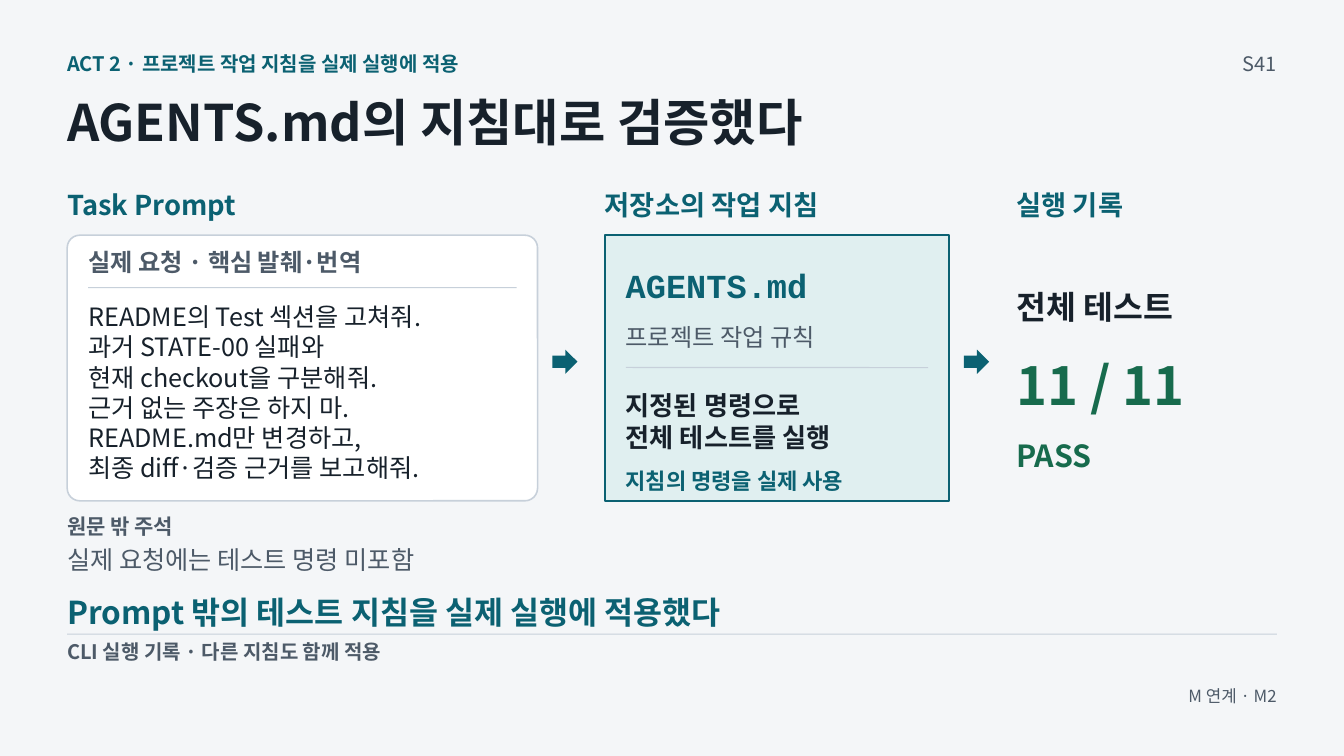
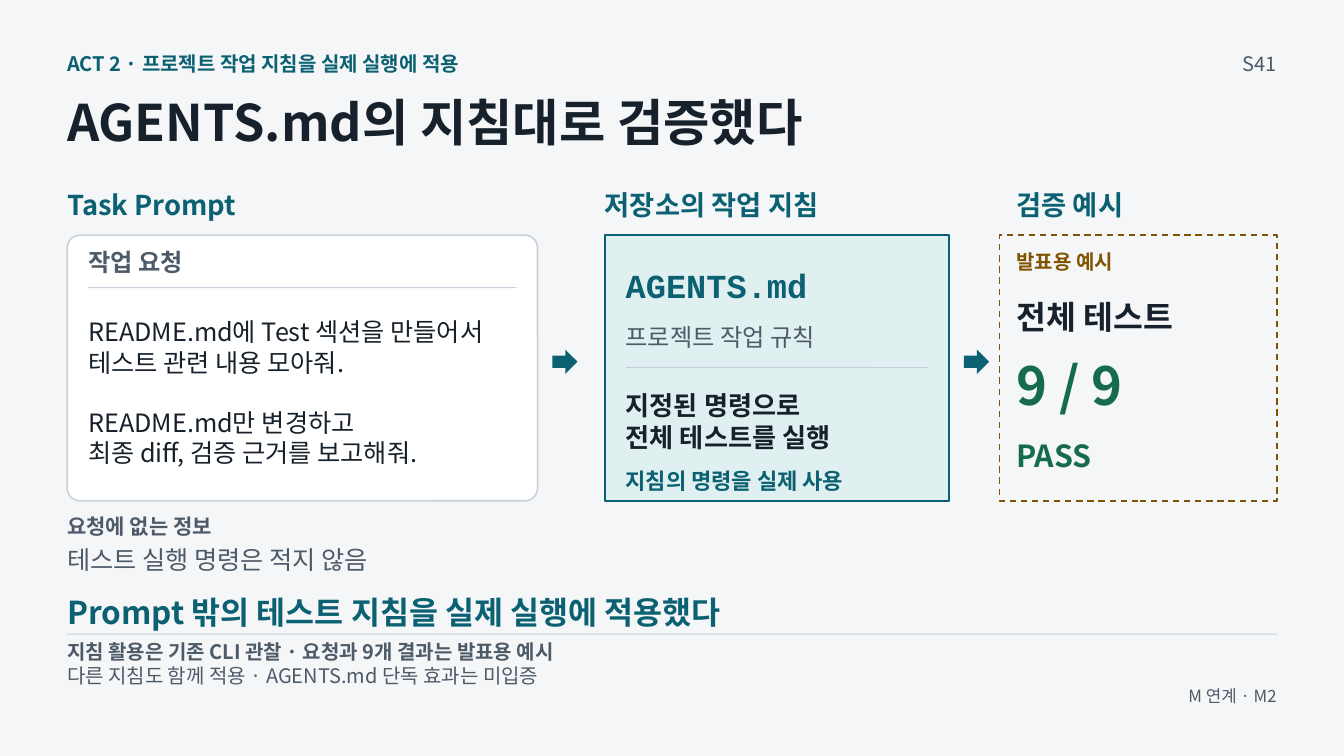
Before and after one commit to GideokKim/ai-dev-training, a slide deck: slide 4 of production/ACT_2.pptx. Drawn at 1344x756 pixels with LibreOffice and Linux fonts; fonts in the diff are those of the drawing. Boxes give left, top, right and bottom in pixels: in the first picture for what was removed or moved away, otherwise in the second. Text is boxed around its words. In the diff, an @@ line names an element or a change of style, - is before the commit and + after.

Commit message:
fix(slides): update the S41 prompt and test example
Use the supplied README request and label the nine-test teaching outcome.
Preserve the guidance panel and the original eleven-test Trial evidence
so the presentation example does not overwrite the observed record.

```diff
--- a/production/ACT_2.pptx
+++ b/production/ACT_2.pptx
@@ text at (x1=1016, y1=192, x2=1123, y2=218): text changed @@
-실행 기록
+검증 예시
@@ rectangle added at (x1=1000, y1=235, x2=1277, y2=501), fill #F4F6F8, outline #805400 1.13 pt dashed @@
@@ text at (x1=88, y1=250, x2=182, y2=273): text changed @@
-실제 요청 · 핵심 발췌·번역
+작업 요청
@@ text added at (x1=1016, y1=252, x2=1113, y2=271), 14.2 pt, text #805400, bold @@
+발표용 예시
@@ text "전체 테스트" moved from (x1=1016, y1=291, x2=1174, y2=322) to (x1=1016, y1=301, x2=1174, y2=332) @@
@@ text at (x1=88, y1=320, x2=484, y2=467): text changed @@
-README의 Test 섹션을 고쳐줘.
-과거 STATE-00 실패와
-현재 checkout을 구분해줘.
-근거 없는 주장은 하지 마.
-README.md만 변경하고,
-최종 diff·검증 근거를 보고해줘.
+README.md에 Test 섹션을 만들어서
+테스트 관련 내용 모아줘.
+README.md만 변경하고
+최종 diff, 검증 근거를 보고해줘.
@@ text at (x1=1016, y1=365, x2=1122, y2=406): text changed @@
-11 / 11
+9 / 9
@@ text at (x1=67, y1=516, x2=212, y2=536): text changed @@
-원문 밖 주석
+요청에 없는 정보
@@ text at (x1=67, y1=548, x2=368, y2=571): text changed @@
-실제 요청에는 테스트 명령 미포함
+테스트 실행 명령은 적지 않음
@@ text added at (x1=67, y1=642, x2=554, y2=661), 14.2 pt, text #4D5A68, bold @@
+지침 활용은 기존 CLI 관찰 · 요청과 9개 결과는 발표용 예시
@@ text at (x1=67, y1=666, x2=538, y2=685): text changed; bold off @@
-CLI 실행 기록 · 다른 지침도 함께 적용
+다른 지침도 함께 적용 · AGENTS.md 단독 효과는 미입증
```
Also in this commit, not shown: 18 other files.
